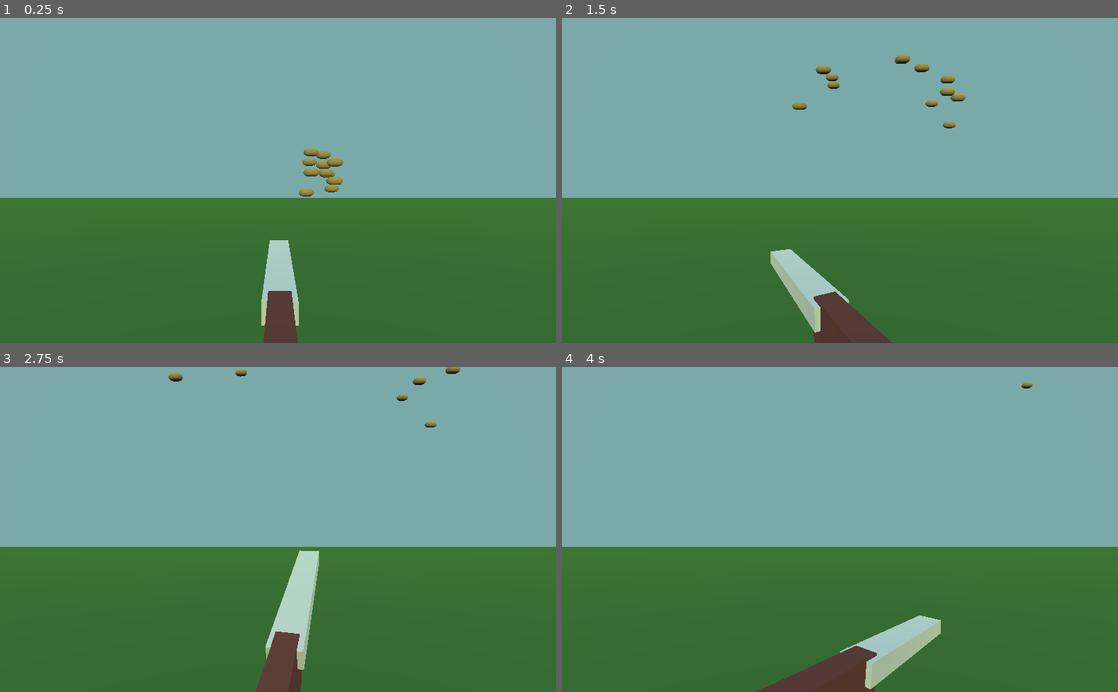
Above: before the commit, frames 1-4 (two rows, left to right).
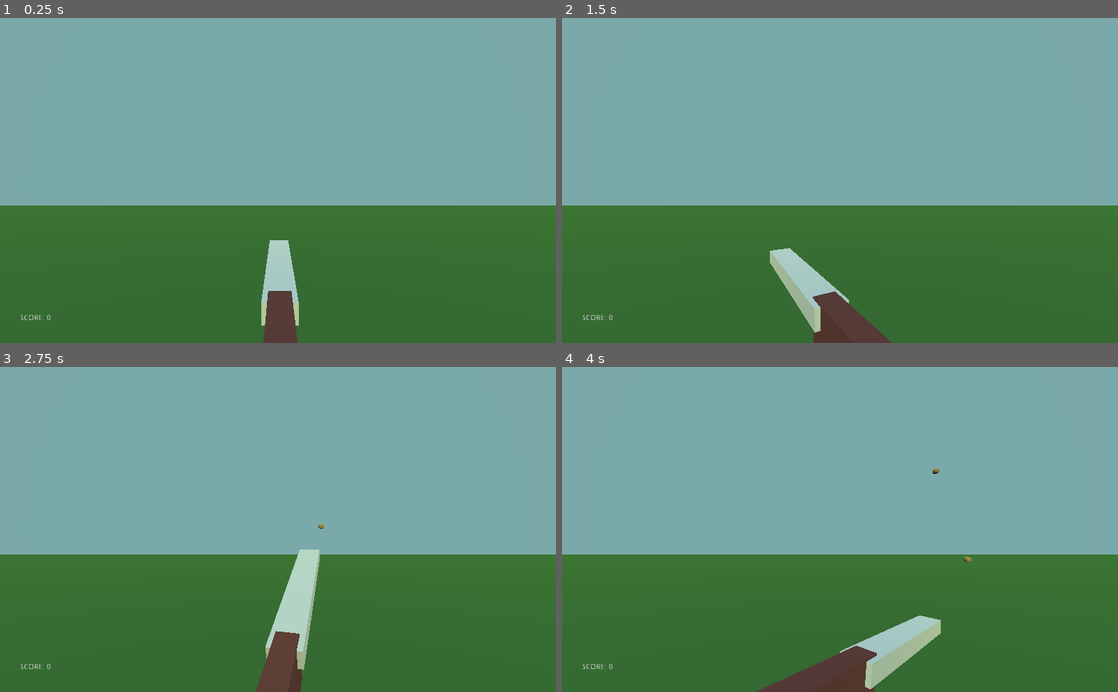
Above: after the commit, the same moments.

Repository: zMenta/CapsuleHunt3D
Game: Godot game, scene res://Main/Main.tscn
Same seed, same stepped clock (60 frames per second), same inputs: the game is played once before the commit and once after it. Before the commit the project starts from res://Level/Level.tscn.
Inputs (mouse positions are in pixels of both pictures, inside the frame that each line leads up to):
- Up to frame 1 (0.25 s): no input
- Up to frame 2 (1.5 s): move the mouse to (962, 164) at 0.52 s; press the mouse at (962, 164) at 0.53 s; move the mouse to (728, 196) at 1.27 s; release the mouse at (728, 196) at 1.28 s; click (728, 196) at 1.35 s
- Up to frame 3 (2.75 s): move the mouse to (333, 458) at 2.02 s; press the mouse at (333, 458) at 2.03 s
- Up to frame 4 (4 s): move the mouse to (812, 594) at 2.77 s; release the mouse at (812, 594) at 2.78 s; click (812, 594) at 2.85 s; move the mouse to (1006, 578) at 3.52 s; press the mouse at (1006, 578) at 3.53 s

The runs differ from the first frame. In frame 1, 2.9% of the frame differs, in the area x 0-100%, y 40-93%; in frame 2, 3.0%, in the area x 0-100%, y 11-100%; in frame 3, 2.6%; in frame 4, 2.5%.

Commit message:
Duck Spawning

Diff:
--- a/DuckHunt3D/Ducks/Duck.gd
+++ b/DuckHunt3D/Ducks/Duck.gd
@@ -1,4 +1,8 @@
 extends KinematicBody
+
+
+signal duck_died
+
 
 export(PackedScene) var dead_body
 
@@ -19,5 +23,6 @@
 	body.apply_central_impulse(direction * 5)
 	body.apply_torque_impulse(Vector3(rand_range(0,3),rand_range(0,3),rand_range(0,3)))
 
+	emit_signal("duck_died")
 	get_parent().add_child(body)
 	queue_free()
--- /dev/null
+++ b/DuckHunt3D/Level/DuckSpawner.gd
@@ -0,0 +1,15 @@
+extends Spatial
+
+export(PackedScene) var Duck
+
+onready var path_follow := $DuckPath/PathFollow
+
+
+func _on_SpawnTime_timeout() -> void:
+	print("duck spawned")
+	path_follow.offset = randi()
+
+	var duck_instance = Duck.instance() as Spatial
+	duck_instance.global_transform = path_follow.global_transform
+
+	get_tree().current_scene.add_child(duck_instance)
--- a/DuckHunt3D/Level/Level.tscn
+++ b/DuckHunt3D/Level/Level.tscn
@@ -1,7 +1,8 @@
-[gd_scene load_steps=8 format=2]
+[gd_scene load_steps=10 format=2]
 
 [ext_resource path="res://Player/Gun.tscn" type="PackedScene" id=1]
 [ext_resource path="res://Level/Level.gd" type="Script" id=2]
+[ext_resource path="res://Level/DuckSpawner.gd" type="Script" id=3]
 [ext_resource path="res://Ducks/Duck.tscn" type="PackedScene" id=4]
 
 [sub_resource type="SpatialMaterial" id=1]
@@ -21,6 +22,12 @@
 fog_sun_color = Color( 0.898039, 0.756863, 0.32549, 1 )
 fog_depth_end = 200.0
 
+[sub_resource type="Curve3D" id=5]
+_data = {
+"points": PoolVector3Array( 0, 0, 0, 0, 0, 0, -12, 1.08392, -1.79276, 0, 0, 0, 0, 0, 0, 20, 1.08392, -0.792755, 0, 0, 0, 0, 0, 0, 19, 1.08392, -10.7928, 0, 0, 0, 0, 0, 0, -13, 1.08392, -10.7928, 0, 0, 0, 0, 0, 0, -12, 1.08392, -1.79276 ),
+"tilts": PoolRealArray( 0, 0, 0, 0, 0 )
+}
+
 [node name="Level" type="Spatial"]
 script = ExtResource( 2 )
 
@@ -34,14 +41,14 @@
 material = SubResource( 1 )
 
 [node name="CSGBox2" type="CSGBox" parent="Blocks"]
-transform = Transform( 1, 0, 0, 0, 0.995862, -0.0908759, 0, 0.0908759, 0.995862, 0, -3.99258, -36.8126 )
+transform = Transform( 1, 0, 0, 0, 0.995862, -0.0908759, 0, 0.0908759, 0.995862, 0, -3.99258, -19.5357 )
 use_collision = true
 width = 284.807
 depth = 53.998
 material = SubResource( 1 )
 
 [node name="CSGBox3" type="CSGBox" parent="Blocks"]
-transform = Transform( 1, 0, 0, 0, 0.0148522, -0.99989, 0, 0.99989, 0.0148522, -3.10603, 42.3694, -46.4874 )
+transform = Transform( 1, 0, 0, 0, 0.0148522, -0.99989, 0, 0.99989, 0.0148522, -3.10603, 42.3694, -29.2105 )
 use_collision = true
 width = 294.601
 height = 0.002
@@ -65,38 +72,23 @@
 [node name="Gun" parent="GunPivot" instance=ExtResource( 1 )]
 transform = Transform( -4.37114e-08, 0, 1, 0, 1, 0, -1, 0, -4.37114e-08, 0, 0, -1.06767 )
 
-[node name="Duck" parent="." instance=ExtResource( 4 )]
-transform = Transform( 0.00968639, 0, 0.999953, 0, 1, 0, -0.999953, 0, 0.00968639, 3.40282, 0.368236, -11.9913 )
+[node name="DuckSpawner" type="Spatial" parent="."]
+transform = Transform( 1, 0, 0, 0, 1, 0, 0, 0, 1, 0, 0, 17.2769 )
+script = ExtResource( 3 )
+__meta__ = {
+"_edit_group_": true
+}
+Duck = ExtResource( 4 )
 
-[node name="Duck2" parent="." instance=ExtResource( 4 )]
-transform = Transform( 0.00968639, 0, 0.999953, 0, 1, 0, -0.999953, 0, 0.00968639, 3.40282, 0.368236, -11.9913 )
+[node name="SpawnTime" type="Timer" parent="DuckSpawner"]
+wait_time = 2.0
+autostart = true
 
-[node name="Duck3" parent="." instance=ExtResource( 4 )]
-transform = Transform( 0.00968639, 0, 0.999953, 0, 1, 0, -0.999953, 0, 0.00968639, 3.40282, 0.368236, -11.9913 )
+[node name="DuckPath" type="Path" parent="DuckSpawner"]
+transform = Transform( 1, 0, 0, 0, 1, 0, 0, 0, 1, 0, -3.08392, -27.4842 )
+curve = SubResource( 5 )
 
-[node name="Duck4" parent="." instance=ExtResource( 4 )]
-transform = Transform( 0.00968639, 0, 0.999953, 0, 1, 0, -0.999953, 0, 0.00968639, 3.40282, 0.368236, -11.9913 )
+[node name="PathFollow" type="PathFollow" parent="DuckSpawner/DuckPath"]
+transform = Transform( 0.999809, -0.00714024, -0.018177, 0.00714366, 0.999975, 0.000122899, 0.0181756, -0.000252726, 0.999834, -26.8587, 1.27319, 1.28637 )
 
-[node name="Duck5" parent="." instance=ExtResource( 4 )]
-transform = Transform( 0.00968639, 0, 0.999953, 0, 1, 0, -0.999953, 0, 0.00968639, 3.40282, 0.368236, -11.9913 )
-
-[node name="Duck6" parent="." instance=ExtResource( 4 )]
-transform = Transform( 0.00968639, 0, 0.999953, 0, 1, 0, -0.999953, 0, 0.00968639, 3.40282, 0.368236, -11.9913 )
-
-[node name="Duck7" parent="." instance=ExtResource( 4 )]
-transform = Transform( 0.00968639, 0, 0.999953, 0, 1, 0, -0.999953, 0, 0.00968639, 3.40282, 0.368236, -11.9913 )
-
-[node name="Duck8" parent="." instance=ExtResource( 4 )]
-transform = Transform( 0.00968639, 0, 0.999953, 0, 1, 0, -0.999953, 0, 0.00968639, 3.40282, 0.368236, -11.9913 )
-
-[node name="Duck9" parent="." instance=ExtResource( 4 )]
-transform = Transform( 0.00968639, 0, 0.999953, 0, 1, 0, -0.999953, 0, 0.00968639, 3.40282, 0.368236, -11.9913 )
-
-[node name="Duck10" parent="." instance=ExtResource( 4 )]
-transform = Transform( 0.00968639, 0, 0.999953, 0, 1, 0, -0.999953, 0, 0.00968639, 3.40282, 0.368236, -11.9913 )
-
-[node name="Duck11" parent="." instance=ExtResource( 4 )]
-transform = Transform( 0.00968639, 0, 0.999953, 0, 1, 0, -0.999953, 0, 0.00968639, 3.40282, 0.368236, -11.9913 )
-
-[node name="Duck12" parent="." instance=ExtResource( 4 )]
-transform = Transform( 0.00968639, 0, 0.999953, 0, 1, 0, -0.999953, 0, 0.00968639, 3.40282, 0.368236, -11.9913 )
+[connection signal="timeout" from="DuckSpawner/SpawnTime" to="DuckSpawner" method="_on_SpawnTime_timeout"]
--- a/DuckHunt3D/Main/Main.tscn
+++ b/DuckHunt3D/Main/Main.tscn
@@ -7,3 +7,22 @@
 script = ExtResource( 2 )
 
 [node name="Level" parent="." instance=ExtResource( 1 )]
+
+[node name="GUI" type="Control" parent="."]
+anchor_right = 1.0
+anchor_bottom = 1.0
+
+[node name="CenterContainer" type="CenterContainer" parent="GUI"]
+anchor_top = 1.0
+anchor_bottom = 1.0
+margin_left = 21.0
+margin_top = -69.0
+margin_right = 110.0
+margin_bottom = -22.0
+
+[node name="ScoreLabel" type="Label" parent="GUI/CenterContainer"]
+margin_left = 16.0
+margin_top = 16.0
+margin_right = 73.0
+margin_bottom = 30.0
+text = "SCORE: 0"
--- a/DuckHunt3D/project.godot
+++ b/DuckHunt3D/project.godot
@@ -11,7 +11,7 @@
 [application]
 
 config/name="DuckHunt3D"
-run/main_scene="res://Level/Level.tscn"
+run/main_scene="res://Main/Main.tscn"
 config/icon="res://icon.png"
 
 [input]
